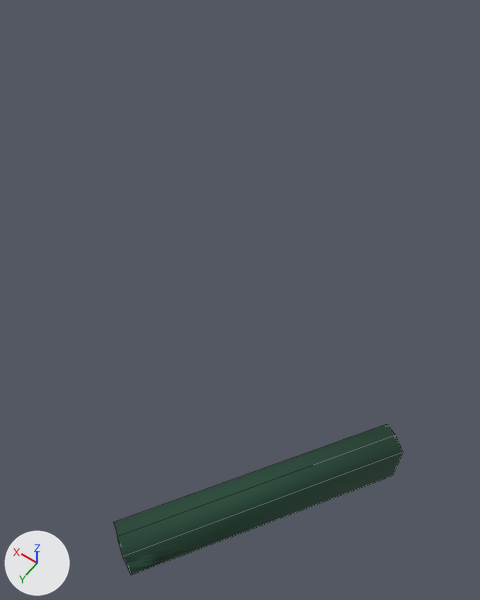
What one commit did to the FBX model BrackeysGameJam/Assets/_Main/Models/Walls/Ring5W3.fbx.
Both versions are drawn from a 50 mm lens placed at (38.6, 83.7, 42.2), pointed at (58.0, 56.5, -0.4). Arrows for +X, +Y and +Z are at lower left; the lights stay in place. Mesh edges are drawn as thin lines. Where no turn or scale is listed for an object, it has been applied to the vertices.

Before the edit, the objects in view are built like this:
```python
me_circle_037 = bpy.data.meshes.new('Circle.037')
me_circle_037.from_pydata(...)  # 12 vertices, 8 faces; spans x 40.8..52.5, y 61.8..77.9, z 0.0..4.0
me_circle_037.materials.append(mat_hedge)  # picture img_hedgetex_jpg
ob_ring5w3 = bpy.data.objects.new('Ring5W3', me_circle_037)
ob_ring5w3.location = (0.0, 0.0, 0.0)
```
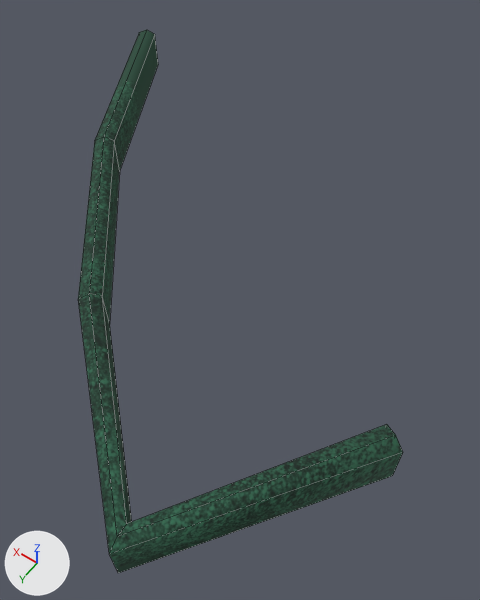
The change, as a list of edits to the scene's bpy script:
```text
Change me_circle_037:
    used by ob_ring5w3; location = (0.0, 0.0, 0.0)
    remove me_circle_037.from_pydata(...)  # 12 vertices, 8 faces; spans x 40.8..52.5, y 61.8..77.9, z 0.0..4.0
    add me_circle_037.from_pydata(...)  # 26 vertices, 18 faces; spans x 40.8..86.1, y 35.0..78.3, z 0.0..4.0
    me_circle_037 part 1
    3 vertices are removed from x 50.8..52.5, y 76.8..77.9, z 0.0..3.6
    6 faces are deleted
    2 vertices move from x 50.8..52.5, y 76.8..77.9, z 0.0 to x 51.5..51.9, y 76.4..78.3, z 0.0
    9 vertices are added at x 64.7..86.1, y 35.0..65.9, z 0.0..4.0
    8 new vertices lie (0.0, 0.0, 3.6) away from vertices in x 50.8..86.1, y 35.0..77.9, z 0.0
    16 new faces join them
```

Where the change shows, as pixel boxes (x1, y1, x2, y2) in the pictures (480 x 600 px):
'Ring5W3', reshaped (12% wider, 258% taller)
    before: (114, 424, 403, 575)
    after: (78, 30, 403, 573)
